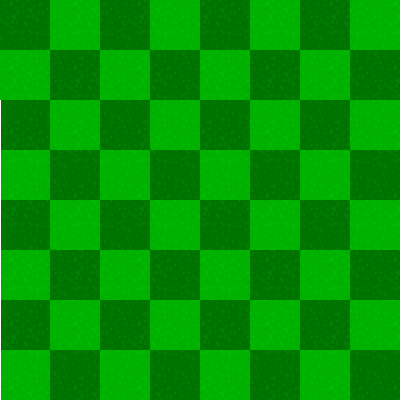
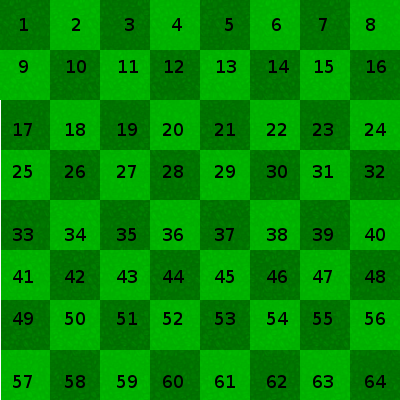
Comparing the layer stacks of the two 400x400 images. Changes:
added layer "1 2 3 4 ..." above "Calque #1" over [13, 18, 386, 388]
